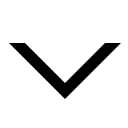
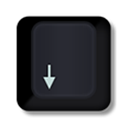
Layered file, before and after one edit (128x128). Changes by layer:
hid "Layer 1" over <box>9,43,121,99</box>
added layer "Layer 3" above "NavigationKeys" over <box>9,15,121,118</box>
added layer "NavigationKeys" above "Layer 2" over <box>9,15,121,118</box>
